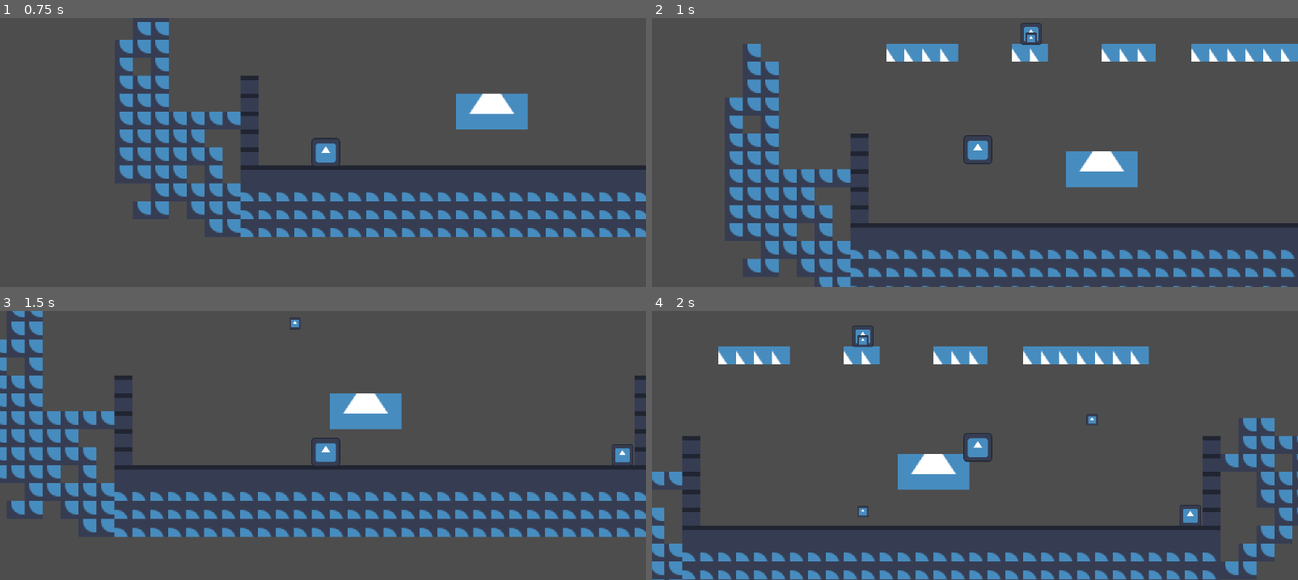
Above: before the commit, frames 1-4 (two rows, left to right).
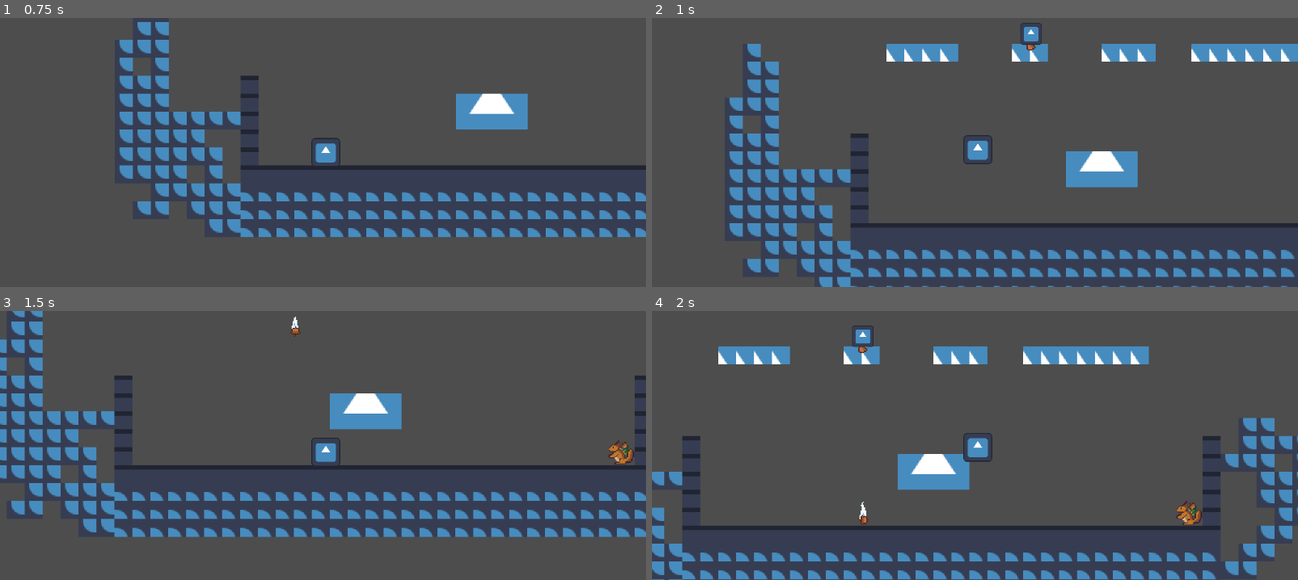
Above: after the commit, the same moments.

Repository: InovaGamesJr/dia-de-gato
Game: Godot game, scene res://Main/main.tscn
The game is run twice, just before and just after one commit, with the same random seed, the same clock (stepped at 60 frames per second) and the same inputs. The engine's default icon, where the game draws it, is replaced by a stand-in: a white triangle on a blue panel in a dark square.
Inputs:
- Up to frame 1 (0.75 s): tap Enter at 0.5 s; hold D (Right) from 0.53 s (still down)
- Up to frame 2 (1 s): keep holding D (Right); tap Space (Jump) at 0.77 s
- Up to frame 3 (1.5 s): keep holding D (Right)
- Up to frame 4 (2 s): keep holding D (Right); tap Space (Jump) at 1.52 s

Frame 1 is identical in both runs. In frame 2, less than 0.1% of the frame differs, in the area x 57-60%, y 5-13%; in frame 3, 0.3%; in frame 4, 0.5%, in the area x 31-86%, y 9-80%.

Commit message:
Adição de algumas animações do esquilo

Diff:
--- a/inimigos_inova_xaninhatop/Enemys/enemy_shooter_squirrel.gd
+++ b/inimigos_inova_xaninhatop/Enemys/enemy_shooter_squirrel.gd
@@ -24,7 +24,7 @@
 var player_position : Vector2
 
 func _ready():
-	current_state = squirrel_state.Shoot
+	current_state = squirrel_state.Idle
 	player = Global.playerBody
 
 func _physics_process(delta : float):
@@ -42,7 +42,7 @@
 func squirrel_idle(delta : float):
 	velocity.x = move_toward(velocity.x, 0, slow_down_speed * delta)
 	if velocity.x == 0:
-		current_state = squirrel_state.Shoot
+		current_state = squirrel_state.Idle
 
 # FUNCAO DE PERSEGUICAO DO ESQUILO
 func squirrel_chase(delta : float):
@@ -55,7 +55,7 @@
 		current_state = squirrel_state.Chase
 func _on_attack_area_body_exited(body : CharacterBody2D):
 	if body.is_in_group("Player"):
-		current_state = squirrel_state.Idle
+		current_state = squirrel_state.Shoot
 
 # FUNCOES REFERENTES A ENTRADA E SAIDA DA ZONA DE TIRO DO ESQUILO
 func _on_shoot_area_body_entered(body : CharacterBody2D):
@@ -63,10 +63,12 @@
 		print("ENTROU na Zona de Tiro")
 		player_position = player.global_position
 		has_target = true
+	current_state = squirrel_state.Shoot
 func _on_shoot_area_body_exited(body : CharacterBody2D):
 	if body.is_in_group("Player"):
 		print("SAIU da Zona de Tiro")
 		has_target = false
+		current_state = squirrel_state.Idle
 
 func _on_squirrel_shoot_timeout():
 	if current_state != squirrel_state.Chase && current_state != squirrel_state.Idle:
--- a/inimigos_inova_xaninhatop/Enemys/enemy_shooter_squirrel.tscn
+++ b/inimigos_inova_xaninhatop/Enemys/enemy_shooter_squirrel.tscn
@@ -1,22 +1,93 @@
-[gd_scene load_steps=9 format=3 uid="uid://wo4wisnr8nov"]
+[gd_scene load_steps=23 format=3 uid="uid://wo4wisnr8nov"]
 
 [ext_resource type="Script" path="res://Enemys/enemy_shooter_squirrel.gd" id="1_7tqbd"]
-[ext_resource type="Texture2D" uid="uid://dwptxt1mln5bg" path="res://Sprite/icon.svg" id="2_hr3q6"]
+[ext_resource type="Texture2D" uid="uid://dtaps3tuijkaw" path="res://Sprite/Squirrel_Shooter/movimentação esquilo-Sheet.png" id="2_008sh"]
+[ext_resource type="Texture2D" uid="uid://b2o70c4hao7qf" path="res://Sprite/Squirrel_Shooter/idle-esquilo-atirador-Sheet.png" id="2_83hce"]
+[ext_resource type="Texture2D" uid="uid://dhh2airx82nca" path="res://Sprite/Squirrel_Shooter/lança nozes ATK-Sheet.png" id="3_b5t5m"]
 
-[sub_resource type="AtlasTexture" id="AtlasTexture_0b1lb"]
-atlas = ExtResource("2_hr3q6")
-region = Rect2(0, 0, 128, 128)
+[sub_resource type="AtlasTexture" id="AtlasTexture_rhp0u"]
+atlas = ExtResource("2_008sh")
+region = Rect2(0, 0, 32, 32)
 
-[sub_resource type="AtlasTexture" id="AtlasTexture_igt2c"]
-atlas = ExtResource("2_hr3q6")
-region = Rect2(0, 0, 128, 128)
+[sub_resource type="AtlasTexture" id="AtlasTexture_s23qk"]
+atlas = ExtResource("2_008sh")
+region = Rect2(32, 0, 32, 32)
+
+[sub_resource type="AtlasTexture" id="AtlasTexture_or7u8"]
+atlas = ExtResource("2_008sh")
+region = Rect2(64, 0, 32, 32)
+
+[sub_resource type="AtlasTexture" id="AtlasTexture_r3h8p"]
+atlas = ExtResource("2_008sh")
+region = Rect2(96, 0, 32, 32)
+
+[sub_resource type="AtlasTexture" id="AtlasTexture_tawdi"]
+atlas = ExtResource("2_008sh")
+region = Rect2(128, 0, 32, 32)
+
+[sub_resource type="AtlasTexture" id="AtlasTexture_6qr7x"]
+atlas = ExtResource("2_008sh")
+region = Rect2(160, 0, 32, 32)
+
+[sub_resource type="AtlasTexture" id="AtlasTexture_vue6u"]
+atlas = ExtResource("2_008sh")
+region = Rect2(192, 0, 32, 32)
+
+[sub_resource type="AtlasTexture" id="AtlasTexture_efogl"]
+atlas = ExtResource("2_83hce")
+region = Rect2(0, 0, 32, 32)
+
+[sub_resource type="AtlasTexture" id="AtlasTexture_6usrb"]
+atlas = ExtResource("2_83hce")
+region = Rect2(32, 0, 32, 32)
+
+[sub_resource type="AtlasTexture" id="AtlasTexture_o1xwt"]
+atlas = ExtResource("2_83hce")
+region = Rect2(64, 0, 32, 32)
+
+[sub_resource type="AtlasTexture" id="AtlasTexture_rpis6"]
+atlas = ExtResource("3_b5t5m")
+region = Rect2(0, 0, 32, 32)
+
+[sub_resource type="AtlasTexture" id="AtlasTexture_030y2"]
+atlas = ExtResource("3_b5t5m")
+region = Rect2(32, 0, 32, 32)
+
+[sub_resource type="AtlasTexture" id="AtlasTexture_bc6dp"]
+atlas = ExtResource("3_b5t5m")
+region = Rect2(64, 0, 32, 32)
+
+[sub_resource type="AtlasTexture" id="AtlasTexture_7rr8y"]
+atlas = ExtResource("3_b5t5m")
+region = Rect2(96, 0, 32, 32)
 
 [sub_resource type="SpriteFrames" id="SpriteFrames_vh02d"]
 animations = [{
-"frames": [],
+"frames": [{
+"duration": 1.0,
+"texture": SubResource("AtlasTexture_rhp0u")
+}, {
+"duration": 1.0,
+"texture": SubResource("AtlasTexture_s23qk")
+}, {
+"duration": 1.0,
+"texture": SubResource("AtlasTexture_or7u8")
+}, {
+"duration": 1.0,
+"texture": SubResource("AtlasTexture_r3h8p")
+}, {
+"duration": 1.0,
+"texture": SubResource("AtlasTexture_tawdi")
+}, {
+"duration": 1.0,
+"texture": SubResource("AtlasTexture_6qr7x")
+}, {
+"duration": 1.0,
+"texture": SubResource("AtlasTexture_vue6u")
+}],
 "loop": true,
 "name": &"Chase",
-"speed": 5.0
+"speed": 10.0
 }, {
 "frames": [],
 "loop": true,
@@ -25,19 +96,34 @@
 }, {
 "frames": [{
 "duration": 1.0,
-"texture": SubResource("AtlasTexture_0b1lb")
+"texture": SubResource("AtlasTexture_efogl")
+}, {
+"duration": 1.0,
+"texture": SubResource("AtlasTexture_6usrb")
+}, {
+"duration": 1.0,
+"texture": SubResource("AtlasTexture_o1xwt")
 }],
 "loop": true,
 "name": &"Idle",
-"speed": 5.0
+"speed": 8.0
 }, {
 "frames": [{
 "duration": 1.0,
-"texture": SubResource("AtlasTexture_igt2c")
+"texture": SubResource("AtlasTexture_rpis6")
+}, {
+"duration": 1.0,
+"texture": SubResource("AtlasTexture_030y2")
+}, {
+"duration": 1.0,
+"texture": SubResource("AtlasTexture_bc6dp")
+}, {
+"duration": 1.0,
+"texture": SubResource("AtlasTexture_7rr8y")
 }],
-"loop": true,
+"loop": false,
 "name": &"Shoot_Nuts",
-"speed": 5.0
+"speed": 1.5
 }]
 
 [sub_resource type="RectangleShape2D" id="RectangleShape2D_bf4qm"]
@@ -57,21 +143,24 @@
 time_to_target = 1.5
 
 [node name="Squirrel_Animated" type="AnimatedSprite2D" parent="."]
-scale = Vector2(0.3, 0.3)
+position = Vector2(0.6, 0.6)
+scale = Vector2(1.6, 1.6)
 sprite_frames = SubResource("SpriteFrames_vh02d")
-animation = &"Idle"
+animation = &"Chase"
 autoplay = "Idle"
+frame_progress = 0.818316
 
 [node name="HitBox" type="CollisionShape2D" parent="."]
+scale = Vector2(1.5, 1.5)
 shape = SubResource("RectangleShape2D_bf4qm")
 debug_color = Color(0.997576, 0, 0.162861, 0.42)
 
 [node name="Squirrel_Shoot" type="Timer" parent="."]
-wait_time = 1.5
+wait_time = 3.0
 autostart = true
 
 [node name="Nuts_Point" type="Marker2D" parent="."]
-position = Vector2(0, -20)
+position = Vector2(0, -14)
 
 [node name="Shoot_Area" type="Area2D" parent="."]
 collision_layer = 4
--- a/inimigos_inova_xaninhatop/Hero/hero.tscn
+++ b/inimigos_inova_xaninhatop/Hero/hero.tscn
@@ -1,6 +1,6 @@
 [gd_scene load_steps=5 format=3 uid="uid://bjdl72te0khrv"]
 
-[ext_resource type="Script" path="res://character_body_2d.gd" id="1_fttlo"]
+[ext_resource type="Script" path="res://Hero/character_body_2d.gd" id="1_fttlo"]
 [ext_resource type="Texture2D" uid="uid://dwptxt1mln5bg" path="res://Sprite/icon.svg" id="2_2cftc"]
 
 [sub_resource type="RectangleShape2D" id="RectangleShape2D_j7fn0"]
--- a/inimigos_inova_xaninhatop/Main/main.tscn
+++ b/inimigos_inova_xaninhatop/Main/main.tscn
@@ -146,7 +146,6 @@
 player = NodePath("../Hero")
 
 [node name="BatOnlyCollision" type="StaticBody2D" parent="."]
-visible = false
 collision_layer = 8
 collision_mask = 8
 
@@ -159,7 +158,6 @@
 layer_0/tile_data = PackedInt32Array(65521, 196608, 0, 131057, 393216, 1, 196593, 393216, 1, 262129, 393216, 1, 65522,  …(4272 unchanged characters)…
 
 [node name="Awaken_Bats" type="Area2D" parent="."]
-visible = false
 position = Vector2(-151, -49)
 collision_layer = 16
 collision_mask = 18
@@ -170,10 +168,6 @@
 
 [node name="Hero" parent="." instance=ExtResource("2_v1uab")]
 position = Vector2(-194, -12)
-
-[node name="Enemy_Rat" parent="." instance=ExtResource("4_g3u5l")]
-visible = false
-position = Vector2(-29, -40)
 
 [node name="Enemys" type="Node" parent="."]
 
@@ -186,10 +180,14 @@
 visible = false
 position = Vector2(-83, -137)
 
-[node name="Enemy_Shooter_Squirrel" parent="." instance=ExtResource("9_e4cx1")]
-position = Vector2(213, -9)
+[node name="Enemy_Shooter_Squirrel" parent="Enemys" instance=ExtResource("9_e4cx1")]
+position = Vector2(211, -13)
 
-[node name="Enemy_Mortar_Squirrel" parent="." instance=ExtResource("8_jhd3i")]
+[node name="Enemy_Mortar_Squirrel" parent="Enemys" instance=ExtResource("8_jhd3i")]
 position = Vector2(-79, -170)
 
+[node name="Enemy_Rat" parent="Enemys" instance=ExtResource("4_g3u5l")]
+visible = false
+position = Vector2(-29, -40)
+
 [connection signal="body_entered" from="Awaken_Bats" to="Awaken_Bats/Alarm" method="_on_awaken_bats_body_entered"]
--- a/inimigos_inova_xaninhatop/Nuts/nuts.gd
+++ b/inimigos_inova_xaninhatop/Nuts/nuts.gd
@@ -14,7 +14,7 @@
 	queue_free()
 
 func _on_hit_box_area_entered(area: Area2D):
-	print("Nut atinjiu o player")
+	'print("Nut atinjiu o player")'
 	nut_impact()
 
 func nut_impact():
--- a/inimigos_inova_xaninhatop/Nuts/nuts.tscn
+++ b/inimigos_inova_xaninhatop/Nuts/nuts.tscn
@@ -1,19 +1,128 @@
-[gd_scene load_steps=4 format=3 uid="uid://0rhkij06sxo1"]
+[gd_scene load_steps=19 format=3 uid="uid://0rhkij06sxo1"]
 
-[ext_resource type="Texture2D" uid="uid://dwptxt1mln5bg" path="res://Sprite/icon.svg" id="1_h5orf"]
+[ext_resource type="Texture2D" uid="uid://dsblnj2em6qg5" path="res://Nuts/projetil mod esquilo-Sheet.png" id="2_5hwxr"]
 [ext_resource type="Script" path="res://Nuts/nuts.gd" id="2_tcxgy"]
 
+[sub_resource type="AtlasTexture" id="AtlasTexture_o76fe"]
+atlas = ExtResource("2_5hwxr")
+region = Rect2(224, 0, 32, 32)
+
+[sub_resource type="AtlasTexture" id="AtlasTexture_2s2oi"]
+atlas = ExtResource("2_5hwxr")
+region = Rect2(192, 0, 32, 32)
+
+[sub_resource type="AtlasTexture" id="AtlasTexture_nrlkx"]
+atlas = ExtResource("2_5hwxr")
+region = Rect2(160, 0, 32, 32)
+
+[sub_resource type="AtlasTexture" id="AtlasTexture_xdmwy"]
+atlas = ExtResource("2_5hwxr")
+region = Rect2(128, 0, 32, 32)
+
+[sub_resource type="AtlasTexture" id="AtlasTexture_m73hn"]
+atlas = ExtResource("2_5hwxr")
+region = Rect2(96, 0, 32, 32)
+
+[sub_resource type="AtlasTexture" id="AtlasTexture_f473d"]
+atlas = ExtResource("2_5hwxr")
+region = Rect2(64, 0, 32, 32)
+
+[sub_resource type="AtlasTexture" id="AtlasTexture_yhs21"]
+atlas = ExtResource("2_5hwxr")
+region = Rect2(32, 0, 32, 32)
+
+[sub_resource type="AtlasTexture" id="AtlasTexture_h4ikm"]
+atlas = ExtResource("2_5hwxr")
+region = Rect2(0, 0, 32, 32)
+
+[sub_resource type="AtlasTexture" id="AtlasTexture_t74od"]
+atlas = ExtResource("2_5hwxr")
+region = Rect2(32, 0, 32, 32)
+
+[sub_resource type="AtlasTexture" id="AtlasTexture_us5vp"]
+atlas = ExtResource("2_5hwxr")
+region = Rect2(64, 0, 32, 32)
+
+[sub_resource type="AtlasTexture" id="AtlasTexture_v2ayx"]
+atlas = ExtResource("2_5hwxr")
+region = Rect2(96, 0, 32, 32)
+
+[sub_resource type="AtlasTexture" id="AtlasTexture_5u7cx"]
+atlas = ExtResource("2_5hwxr")
+region = Rect2(128, 0, 32, 32)
+
+[sub_resource type="AtlasTexture" id="AtlasTexture_ha37c"]
+atlas = ExtResource("2_5hwxr")
+region = Rect2(160, 0, 32, 32)
+
+[sub_resource type="AtlasTexture" id="AtlasTexture_agqlh"]
+atlas = ExtResource("2_5hwxr")
+region = Rect2(192, 0, 32, 32)
+
+[sub_resource type="SpriteFrames" id="SpriteFrames_gllor"]
+animations = [{
+"frames": [{
+"duration": 1.0,
+"texture": SubResource("AtlasTexture_o76fe")
+}, {
+"duration": 1.0,
+"texture": SubResource("AtlasTexture_2s2oi")
+}, {
+"duration": 1.0,
+"texture": SubResource("AtlasTexture_nrlkx")
+}, {
+"duration": 1.0,
+"texture": SubResource("AtlasTexture_xdmwy")
+}, {
+"duration": 1.0,
+"texture": SubResource("AtlasTexture_m73hn")
+}, {
+"duration": 1.0,
+"texture": SubResource("AtlasTexture_f473d")
+}, {
+"duration": 1.0,
+"texture": SubResource("AtlasTexture_yhs21")
+}, {
+"duration": 1.0,
+"texture": SubResource("AtlasTexture_h4ikm")
+}, {
+"duration": 1.0,
+"texture": SubResource("AtlasTexture_t74od")
+}, {
+"duration": 1.0,
+"texture": SubResource("AtlasTexture_us5vp")
+}, {
+"duration": 1.0,
+"texture": SubResource("AtlasTexture_v2ayx")
+}, {
+"duration": 1.0,
+"texture": SubResource("AtlasTexture_5u7cx")
+}, {
+"duration": 1.0,
+"texture": SubResource("AtlasTexture_ha37c")
+}, {
+"duration": 1.0,
+"texture": SubResource("AtlasTexture_agqlh")
+}],
+"loop": true,
+"name": &"Nuts",
+"speed": 5.0
+}]
+
 [sub_resource type="CapsuleShape2D" id="CapsuleShape2D_pm7xi"]
-radius = 61.0
-height = 138.0
+radius = 60.0
+height = 240.0
 
 [node name="Nuts" type="CharacterBody2D" groups=["Enemy", "Enemy_Squirrel"]]
 scale = Vector2(0.1, 0.1)
 script = ExtResource("2_tcxgy")
 
-[node name="Sprite2D" type="Sprite2D" parent="."]
-scale = Vector2(0.8, 0.8)
-texture = ExtResource("1_h5orf")
+[node name="Sprite2D" type="AnimatedSprite2D" parent="."]
+scale = Vector2(10, 10)
+sprite_frames = SubResource("SpriteFrames_gllor")
+animation = &"Nuts"
+autoplay = "Nuts"
+frame_progress = 0.655649
 
 [node name="Vanish_Timer" type="Timer" parent="."]
 wait_time = 3.0
@@ -25,8 +134,7 @@
 collision_mask = 2
 
 [node name="Nut_Shape" type="CollisionShape2D" parent="HitBox"]
-position = Vector2(0, 1)
-scale = Vector2(1, 1)
+position = Vector2(0, 3.55271e-15)
 shape = SubResource("CapsuleShape2D_pm7xi")
 debug_color = Color(0.322318, 0.332442, 4.81308e-08, 0.42)
 
Renamed: inimigos_inova_xaninhatop/character_body_2d.gd -> inimigos_inova_xaninhatop/Hero/character_body_2d.gd
Binary file added: inimigos_inova_xaninhatop/Nuts/projetil mod esquilo-Sheet.png
Not shown, added: inimigos_inova_xaninhatop/Nuts/projetil mod esquilo-Sheet.png.import
Binary file added: inimigos_inova_xaninhatop/Sprite/Squirrel_Shooter/idle-esquilo-atirador-Sheet.png
Not shown, added: inimigos_inova_xaninhatop/Sprite/Squirrel_Shooter/idle-esquilo-atirador-Sheet.png.import
Binary file added: inimigos_inova_xaninhatop/Sprite/Squirrel_Shooter/lança nozes ATK-Sheet.png
Not shown, added: inimigos_inova_xaninhatop/Sprite/Squirrel_Shooter/lança nozes ATK-Sheet.png.import
Binary file added: inimigos_inova_xaninhatop/Sprite/Squirrel_Shooter/movimentação esquilo-Sheet.png
Not shown, added: inimigos_inova_xaninhatop/Sprite/Squirrel_Shooter/movimentação esquilo-Sheet.png.import
